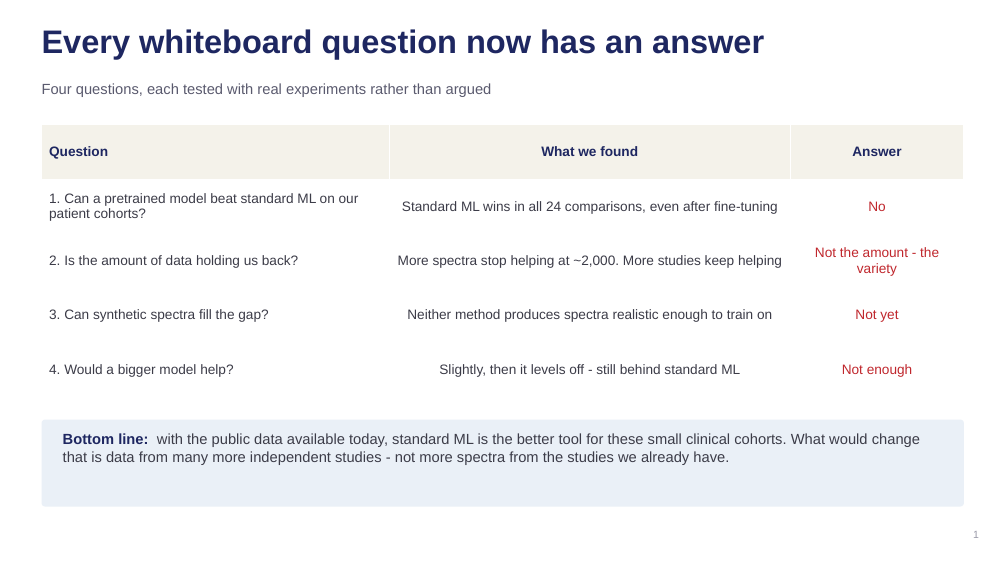
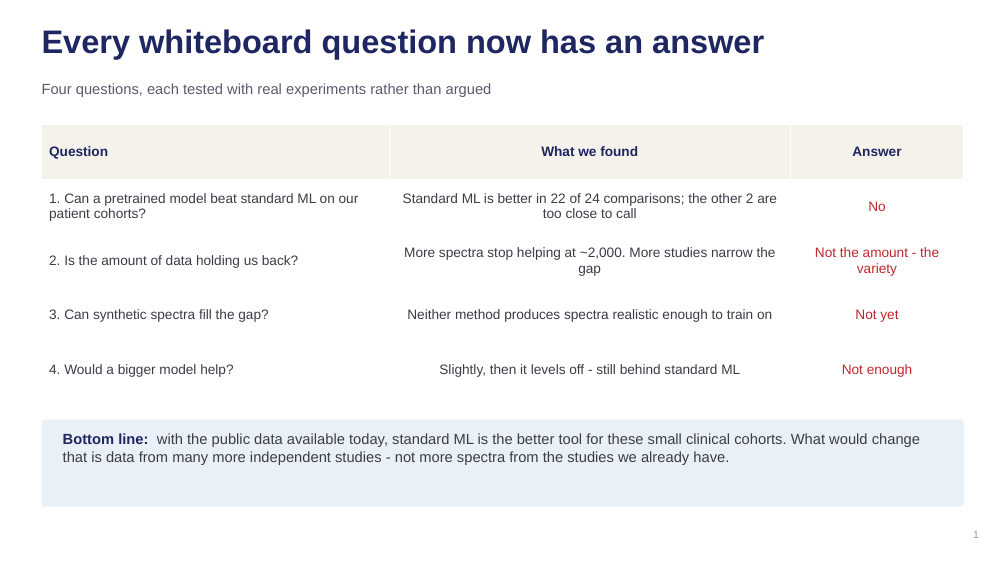
Before and after one commit to rama21094/NMR-Metabolomics-Foundational-Model, a slide deck: slide 1 of docs/Weekly_Update_2026-09-25.pptx. Drawn at 1008x567 pixels with LibreOffice and Linux fonts; fonts in the diff are those of the drawing. Boxes give left, top, right and bottom in pixels: in the first picture for what was removed or moved away, otherwise in the second. Text is boxed around its words. In the diff, an @@ line names an element or a change of style, - is before the commit and + after.

```diff
--- a/docs/Weekly_Update_2026-09-25.pptx
+++ b/docs/Weekly_Update_2026-09-25.pptx
@@ table at (x1=42, y1=125, x2=964, y2=397) @@
-row 2, column 2: Standard ML wins in all 24 comparisons, even after fine-tuning
+row 2, column 2: Standard ML is better in 22 of 24 comparisons; the other 2 are too close to call
-row 3, column 2: More spectra stop helping at ~2,000. More studies keep helping
+row 3, column 2: More spectra stop helping at ~2,000. More studies narrow the gap
```
Also in this commit, not shown: 6 other slides changed, 7 other files.
